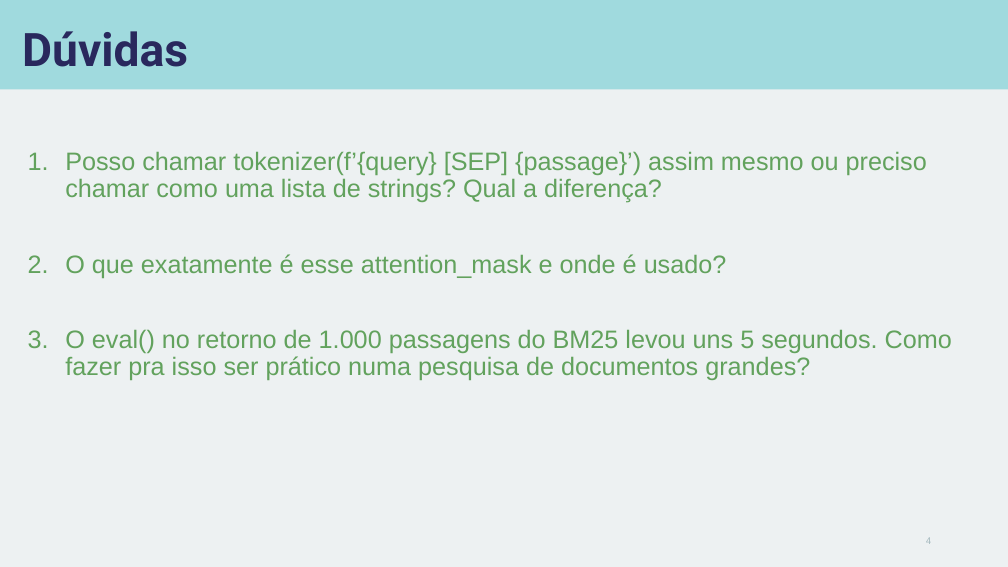
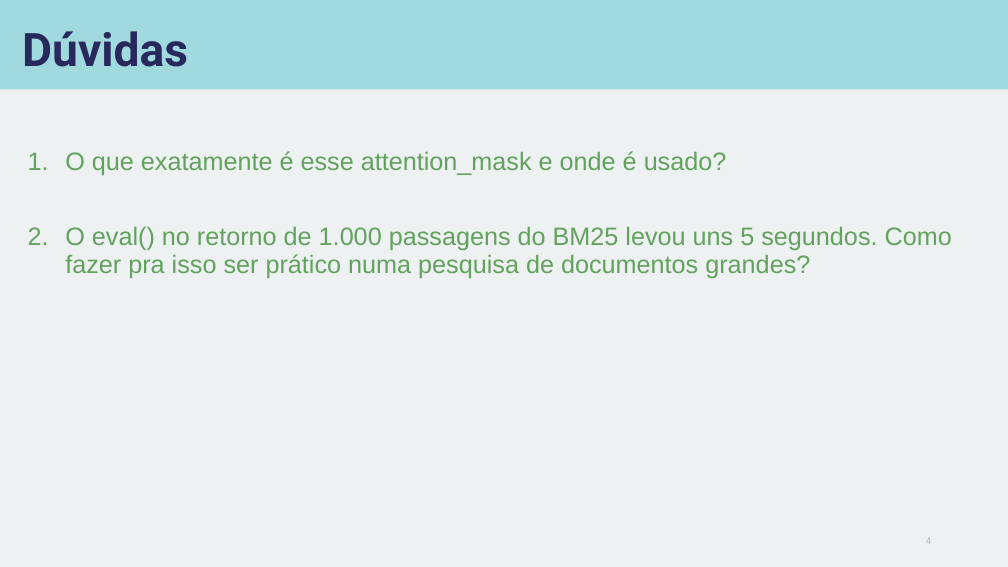
Before and after one commit to carisio/IA368-DD_deep_learning_busca, a slide deck: slide 4 of 2 - classificador binario - reranking com minilm/notebook/apresentacao_notebook.pptx. Drawn at 1008x567 pixels with LibreOffice and Linux fonts; fonts in the diff are those of the drawing. Boxes give left, top, right and bottom in pixels: in the first picture for what was removed or moved away, otherwise in the second. Text is boxed around its words. In the diff, an @@ line names an element or a change of style, - is before the commit and + after.

Commit message:
Remove dúvida apresentação notebook. Insere apresentação do artigo

```diff
--- a/2 - classificador binario - reranking com minilm/notebook/apresentacao_notebook.pptx
+++ b/2 - classificador binario - reranking com minilm/notebook/apresentacao_notebook.pptx
@@ text at (x1=65, y1=152, x2=927, y2=203): paragraph removed @@
-1. Posso chamar tokenizer(f’{query} [SEP] {passage}’) assim mesmo ou preciso chamar como uma lista de strings? Qual a diferença?
```
Also in this commit, not shown: 2 other slides changed, 7 other files.
